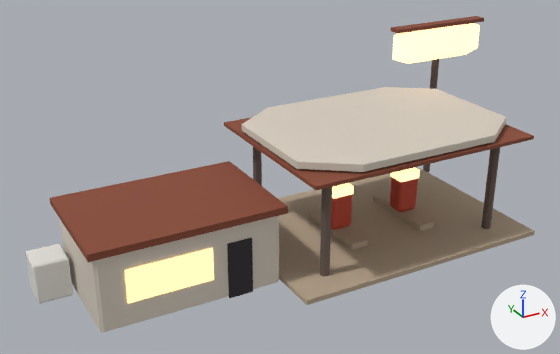
Before and after pictures for a commit that changed the glTF model docs/assets/props/desert/gas_station.glb.
The view is the same before and after, from a 50 mm lens placed at (-16.8, -22.9, 14.5), pointed at (-4.0, 0.4, 2.8). Lighting does not change. The marker at lower right points along +X, +Y and +Z. The picture after the commit comes second. Vertices at exactly the same position are counted once.

The first picture shows 'gas_station'.
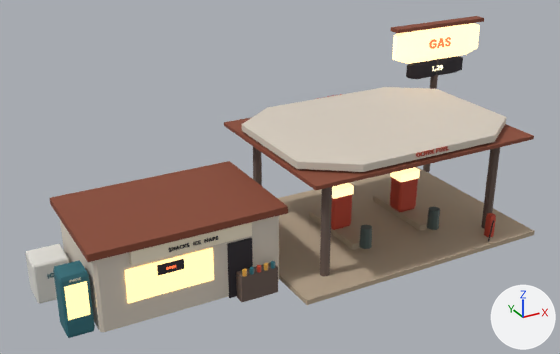
Pixel boxes [x1, y1, x2, y2] of what changed, in the pictures (560 x 354 px):
'gas_station', reshaped
    before: [25, 16, 535, 332]
    after: [25, 16, 535, 338]
part 1 of me_gas_station, added
    after: [484, 213, 496, 237]
part 2 of me_gas_station, added
    after: [406, 56, 463, 79]
part 3 of me_gas_station, added
    after: [157, 259, 184, 276]
part 4 of me_gas_station, added
    after: [129, 222, 252, 266]
part 5 of me_gas_station, added
    after: [323, 37, 451, 98]
part 6 of me_gas_station, added
    after: [47, 236, 278, 338]
part 7 of me_gas_station, added
    after: [359, 146, 494, 249]

What changed in the scene script:
```text
Change me_gas_station:
    remove me_gas_station.from_pydata(...)  # 320 vertices, 548 faces; spans x -13.2..8.0, y -3.8..3.8, z 0.0..7.1
    add me_gas_station.from_pydata(...)  # 3100 vertices, 5864 faces; spans x -13.2..8.0, y -3.8..3.8, z 0.0..7.1
    me_gas_station part 1: the loose piece of 24 vertices spanning x 1.2..2.0, y -0.3..0.3, z 0.4..2.1 is copied, and the copy is scaled about its middle by (0.311, 0.4, 0.604), then moved by (1.8, -3.2, -0.7); it spans x 3.2..3.6, y -3.4..-3.0, z 0.0..1.1
    me_gas_station part 2: the loose piece of 24 vertices spanning x 3.3..7.9, y 3.2..3.6, z 5.4..6.9 is copied, and the copy is scaled about its middle by (0.668, 0.768, 0.512), then moved by (0.0, 0.0, -1.1), in mat_dark (dark grey #2f2a30); it spans x 4.1..7.1, y 3.2..3.6, z 4.7..5.4
    me_gas_station part 3: a new loose piece, a box spanning x -9.85..-8.95, y -2.19..-2.15, z 1.64..2.0, in mat_dark (dark grey #2f2a30)
    me_gas_station part 4: a new loose piece, a box spanning x -10.7..-6.5, y -2.24..-2.1, z 2.25..2.75, in mat_cream (pale yellow #f6ead0)
    me_gas_station part 5: 1098 vertices added at x -0.7..6.2, y 3.2..3.6, z 4.4..6.4
    me_gas_station part 6: 996 vertices added at x -12.8..-5.7, y -2.6..0.6, z 0.0..2.6
    me_gas_station part 7: 326 vertices added at x -1.8..3.4, y -3.6..-1.7, z 0.1..4.5
    other edits to the shape of me_gas_station do not show in these pictures
    add me_gas_station.materials.append(mat_glow_signtext)  # red #c4452e, glowing orange #ff6a3a
    add me_gas_station.materials.append(mat_glow_price)  # pale yellow #f6ead0, glowing beige #fff0c8
    add me_gas_station.materials.append(mat_signred)  # red #c4452e
    add me_gas_station.materials.append(mat_glow_canopylight)  # beige #fff3d0, glowing beige #fff0c0
    add me_gas_station.materials.append(mat_cream)  # pale yellow #f6ead0
    add me_gas_station.materials.append(mat_ink)  # black #2b2420
    add me_gas_station.materials.append(mat_bin)  # greyish cyan #4a5a58
    add me_gas_station.materials.append(mat_rack)  # brown #6b5a52
    add me_gas_station.materials.append(mat_oilcan)  # orange #e3a948
    add me_gas_station.materials.append(mat_oilcan_001)  # dark cyan #2f6f7a
    add me_gas_station.materials.append(mat_oilcan_002)  # red #c4452e
    add me_gas_station.materials.append(mat_phonebox)  # dark cyan #2f6f7a
    add me_gas_station.materials.append(mat_glow_phonewin)  # beige #f0dcb0, glowing beige #ffd48a
    add me_gas_station.materials.append(mat_icetxt)  # dark cyan #2f6f7a
```
